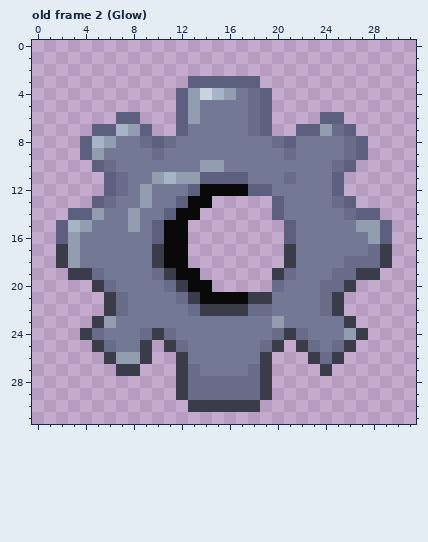
Pixel-art file: Assets/Sprites/Gear.aseprite. The picture above is the old version.
32x32 pixels, 3 frames. Colours within 5 levels of each other are drawn and written as one. Shown: old frame 2 (Glow). The commit also changed other frames, which this record leaves out.
The result:
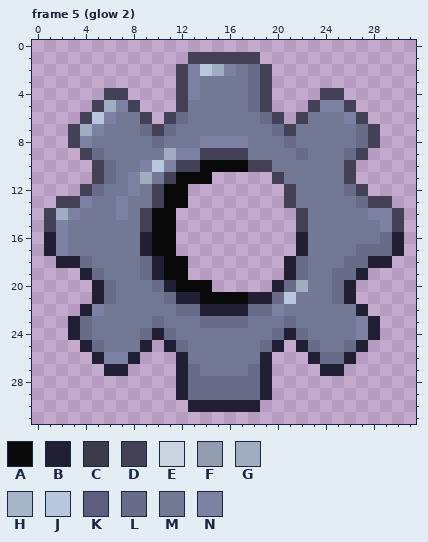
Palette (. is transparent): A #090909  B #201f33  C #3a3c4a  D #434155  E #cbd3e0  F #929eb0  G #a1aec2  H #a7b5c9  J #b8c7dd  K #5c5f7d  L #686c89  M #737894  N #7d82a4
A new or re-ordered frame is compared with the old frame closest to it.
From old to new:
frames 3 -> 6
--- frame 5 (glow 2) is new; against old frame 2 (Glow)
@@ x 0..31 @@
  0 ................................
- 1 ................................
- 2 ................................
- 3 .............KKKKKK.............
- 4 ............KFEHFMLK............
- 5 ............KFMMMMLK............
- 6 .......KK...KFMMMMLK....KK......
- 7 .....KKHFK..KMMMMMLK..KKFLK.....
- 8 ....KHFMMLKLMMMMMMMMLKMMMMLK....
- 9 ....KFMMMMLMMMMMMMMMMLMMMMLK....
-10 .....KLMMMMMMMFFMMMMMMMMMLK.....
-11 ......KLMMFHFFKKKKMMMLMMMK......
-12 ......KLMFMMMKAAAAKKMMMMMK......
-13 .....KLMMFMMKAA.....KMMMMLK.....
-14 ...KKFMMFMMKAA......KMMMMMLKK...
-15 ..KHFMMMFMKAA........KMMMMMFFK..
-16 ..KFMMMMMMKAA........KMMMMMMFK..
-17 ..CFMMMMMMCAA........CMMMMMMLC..
-18 ..CFMMMMMMCAA........CMMMMLLLC..
-19 ...CCLMMMMLCAA......CLMMMLLCC...
-20 .....CLMMMMLCAA.....LMMMLLC.....
-21 ......CLMMMMLCAAAACCMMMMLC......
-22 ......CLMMMMMLCCCCLLMMMMLC......
-23 .....CFMMMMMMMMMMMMMFMMMMMC.....
-24 ....CLMMMLCLMMMMMMMMLCLMMMFC....
-25 .....CLMMC.CLMMMMMMLC.CLMLC.....
-26 ......CFFC..CMMMMMMC...CLC......
-27 .......CC...CLMMMMLC....C.......
-28 ............CLLLLLLC............
-29 ............CLLLLLLC............
-30 .............CCCCCC.............
+ 1 .............DDDDDD.............
+ 2 ............DNJGNMLD............
+ 3 ............DNMMMMLD............
+ 4 ......DD....DNMMMMLD....DD......
+ 5 .....DGND...DMMMMMLD...DNND.....
+ 6 ....DJNMMD.DLMMMMMMLD.DMMMND....
+ 7 ...DGNMMMLDLMMMMMMMMLDMMMMMLD...
+ 8 ...DNMMMMMLMMMNNNNMMMLMMMMMLD...
+ 9 ....DLMMMMMGNNDDDDMMMMLMMMLD....
+10 .....DLMMNJNDDAAAADDMMMMMMD.....
+11 .....DLMNGMDAAA.....DMMMMMD.....
+12 ....DLMMNMDAA........DMMMMLD....
+13 ..DDNMMNMMDAA........DMMMMMLDD..
+14 .DGNMMMNMDAA..........DMMMMMNND.
+15 .DNMMMMMMDAA..........DMMMMMMND.
+16 .BNMMMMMMBAA..........BMMMMMMLB.
+17 .BNMMMMMMBAA..........BMMMMLLLB.
+18 ..BBLMMMMLBAA........BLMMMLLBB..
+19 ....BLMMMLBAA........BLMMLLB....
+20 .....BLMMMLBAAA.....BLGMMLB.....
+21 .....BLMMMMLBBAAAABBLJMMMLB.....
+22 ....BNMMMMMMLLBBBBLLNMMMMMMB....
+23 ...BLMMMMMLMMMLLLLMMMLMMMMMNB...
+24 ...BLMMMMLBLMMMMMMMMLBLMMMMNB...
+25 ....BLMMMB.BLMMMMMMLB.BLMMLB....
+26 .....BNNB...BMMMMMMB...BLLB.....
+27 ......BB....BLMMMMLB....BB......
+28 ............BLLLLLLB............
+29 ............BLLLLLLB............
+30 .............BBBBBB.............
 31 ................................
